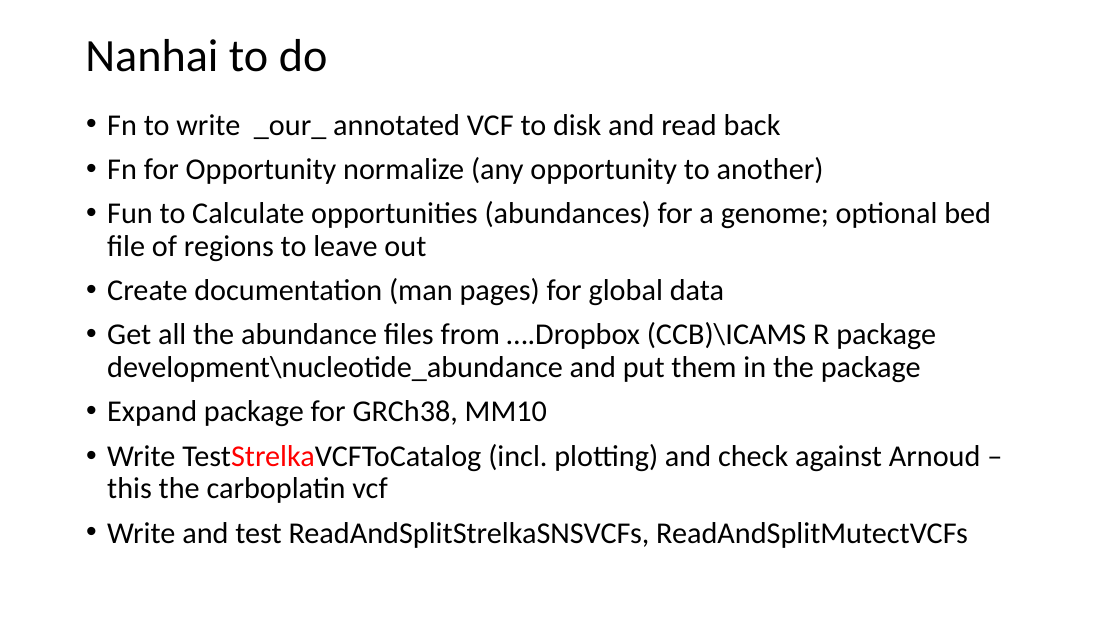
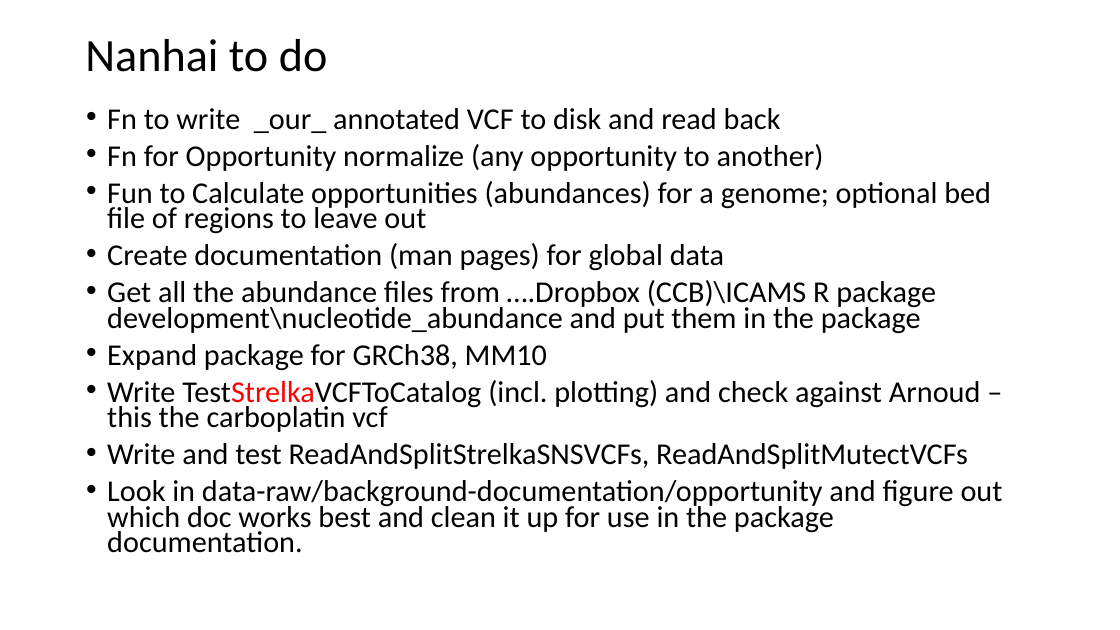
Before and after one commit to steverozen/ICAMS, a slide deck: slide 4 of data-raw/ICAMS-overview.pptx. Drawn at 1120x630 pixels with LibreOffice and Linux fonts; fonts in the diff are those of the drawing. Boxes give left, top, right and bottom in pixels: in the first picture for what was removed or moved away, otherwise in the second. Text is boxed around its words. In the diff, an @@ line names an element or a change of style, - is before the commit and + after.

Commit message:
moved opportunity documentation from steve's to-do to nanhai's to-do

```diff
--- a/data-raw/ICAMS-overview.pptx
+++ b/data-raw/ICAMS-overview.pptx
@@ text at (107, 108, 991, 469): line spacing 0.9 to 0.7 @@
@@ text at (107, 480, 1003, 553): paragraph added @@
+• Look in data-raw/background-documentation/opportunity and figure out which doc works best and clean it up for use in the package documentation.
```
Also in this commit, not shown: 2 other slides changed.
